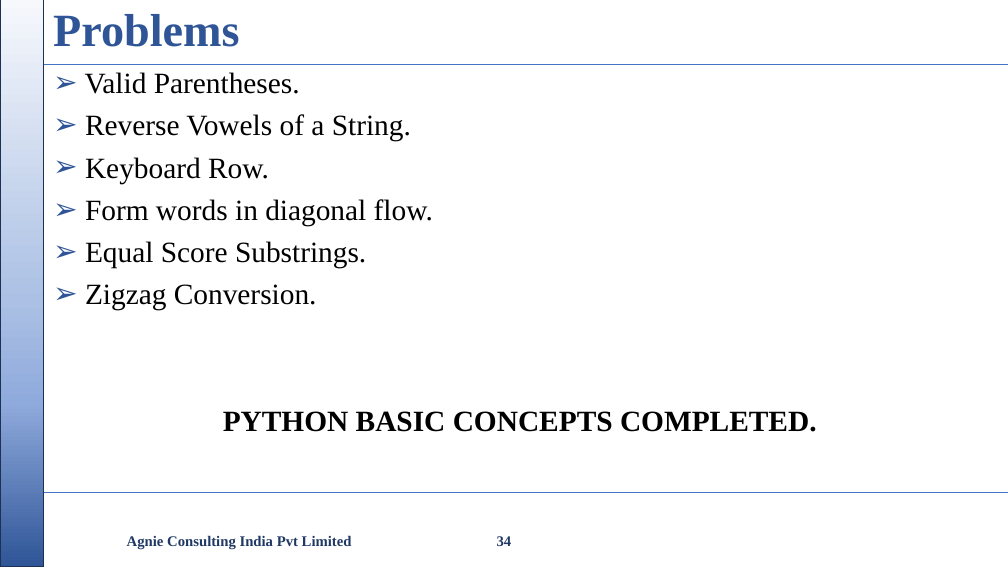
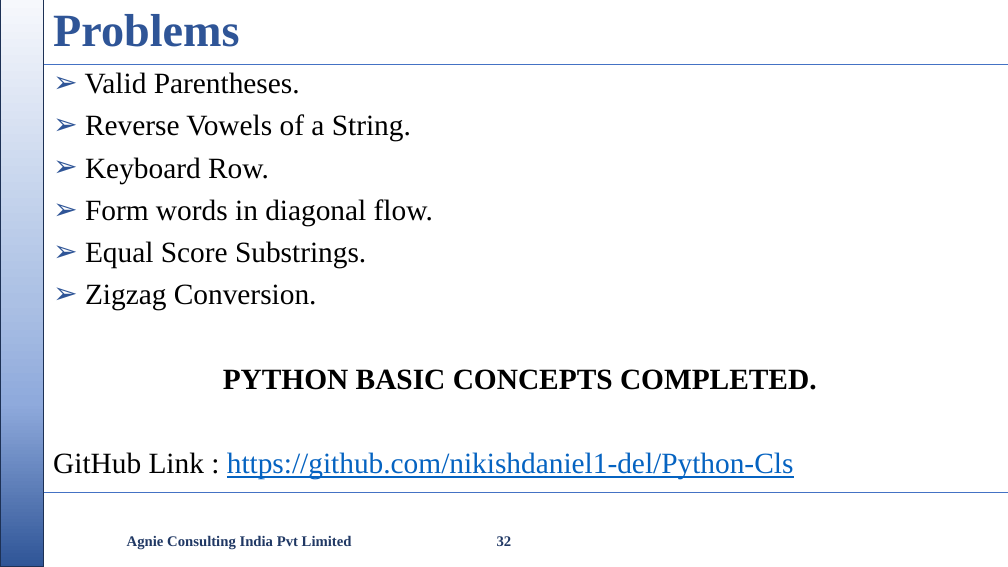
Before and after one commit to nikishdaniel1-del/Python-Cls, a slide deck: slide 32 of python class/Python Class.pptx (slide 34 before the commit). Drawn at 1008x567 pixels with LibreOffice and Linux fonts; fonts in the diff are those of the drawing; background and template pictures are left out. Boxes give left, top, right and bottom in pixels: in the first picture for what was removed or moved away, otherwise in the second. Text is boxed around its words. In the diff, an @@ line names an element or a change of style, - is before the commit and + after.

```diff
--- a/python class/Python Class.pptx
+++ b/python class/Python Class.pptx
@@ text at [53,452,794,480]: paragraph added @@
+GitHub Link : https://github.com/nikishdaniel1-del/Python-Cls
@@ page number at [497,536,512,546]: text changed @@
-34
+32
```
Also in this commit, not shown: 2 other slides changed, 2 slides removed, 1 other file.
